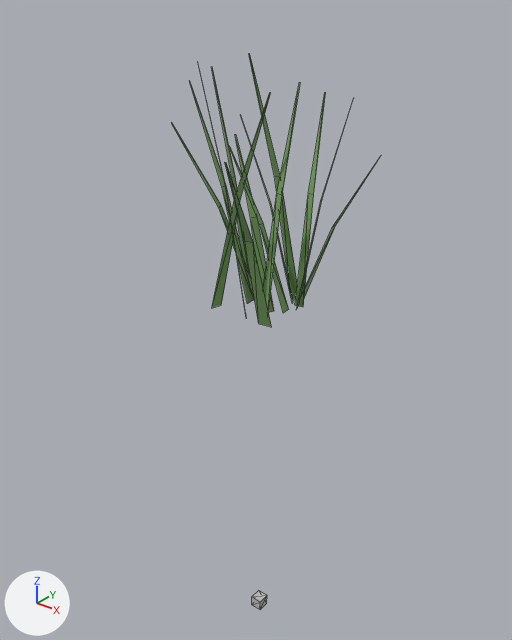
The glTF model projects/rv/assets/models/rv/rv_grass_tuft.gltf as it was, and as the next commit left it.
Both versions are drawn from a camera (50 mm lens) standing at (0.594, -0.752, 0.439) and looking at (-0.019, 0.013, -0.035). Arrows for +X, +Y and +Z are at lower left; the lights stay in place. The picture after the commit comes second. Mesh edges are drawn as thin lines. Vertices at exactly the same position are counted once.

Names of what the first picture shows: 'RV_GrassTuft'.
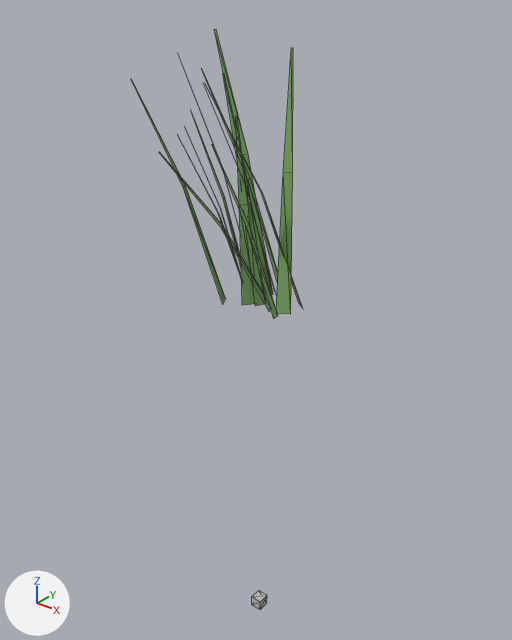
The change, as a list of edits to the scene's bpy script:
```text
Change me_rv_grasstuft:
    used by ob_rv_grasstuft; location = (0.0, 0.0, 0.0)
    remove me_rv_grasstuft.from_pydata(...)  # 92 vertices, 68 faces; spans x -0.13..0.155, y -0.148..0.1, z -0.61..0.355
    add me_rv_grasstuft.from_pydata(...)  # 92 vertices, 68 faces; spans x -0.153..0.059, y -0.085..0.095, z -0.61..0.369
    me_rv_grasstuft part 1: the loose piece of 6 vertices spanning x -0.115..-0.017, y -0.014..0.009, z 0.0..0.31 is multiplied about its middle by the matrix ((0.88, 0.534, -0.041), (-0.534, 0.881, 0.018), (0.045, 0.006, 1.029)), then moved by (0.017, 0.029, 0.002)
    me_rv_grasstuft part 2: the loose piece of 6 vertices spanning x -0.048..0.067, y -0.068..-0.036, z 0.0..0.316 is multiplied about its middle by the matrix ((-0.766, -0.789, 0.017), (0.788, -0.767, -0.025), (0.03, -0.006, 1.1)), then moved by (0.001, 0.094, 0.017)
    me_rv_grasstuft part 3: 72 of 92 vertices moved; they spanned x -0.13..0.155, y -0.148..0.1, z 0.0..0.355 and now span x -0.153..0.059, y -0.085..0.083, z 0.0..0.369; mean shift (-0.064, -0.009, 0.003); largest move (0.155, 0.048, 0.234) -> (-0.118, -0.029, 0.346)
```

Location of each change, [x1, y1, x2, y2] in pixels of the pictures (512 x 640 px; the box of a moved part takes in the faces that stretch with it):
'RV_GrassTuft', reshaped (18% narrower)
    before: [171, 54, 380, 610]
    after: [131, 29, 303, 610]
part 1 of me_rv_grasstuft, moved or reshaped
    before: [189, 81, 254, 304]
    after: [223, 73, 265, 306]
part 2 of me_rv_grasstuft, moved or reshaped
    before: [212, 93, 271, 308]
    after: [276, 48, 293, 314]
part 3 of me_rv_grasstuft, moved or reshaped
    before: [171, 54, 380, 327]
    after: [131, 29, 303, 318]
